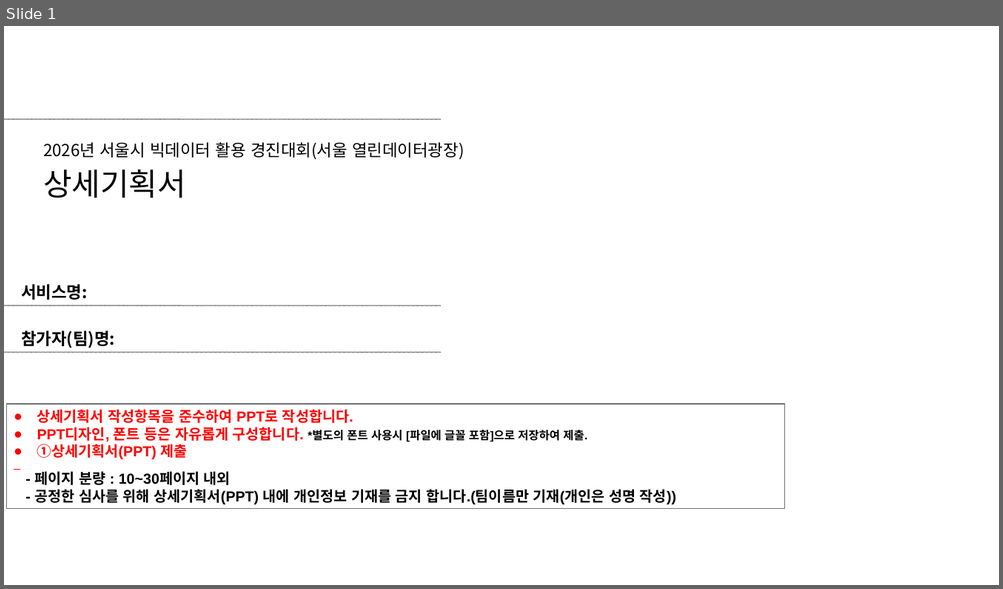
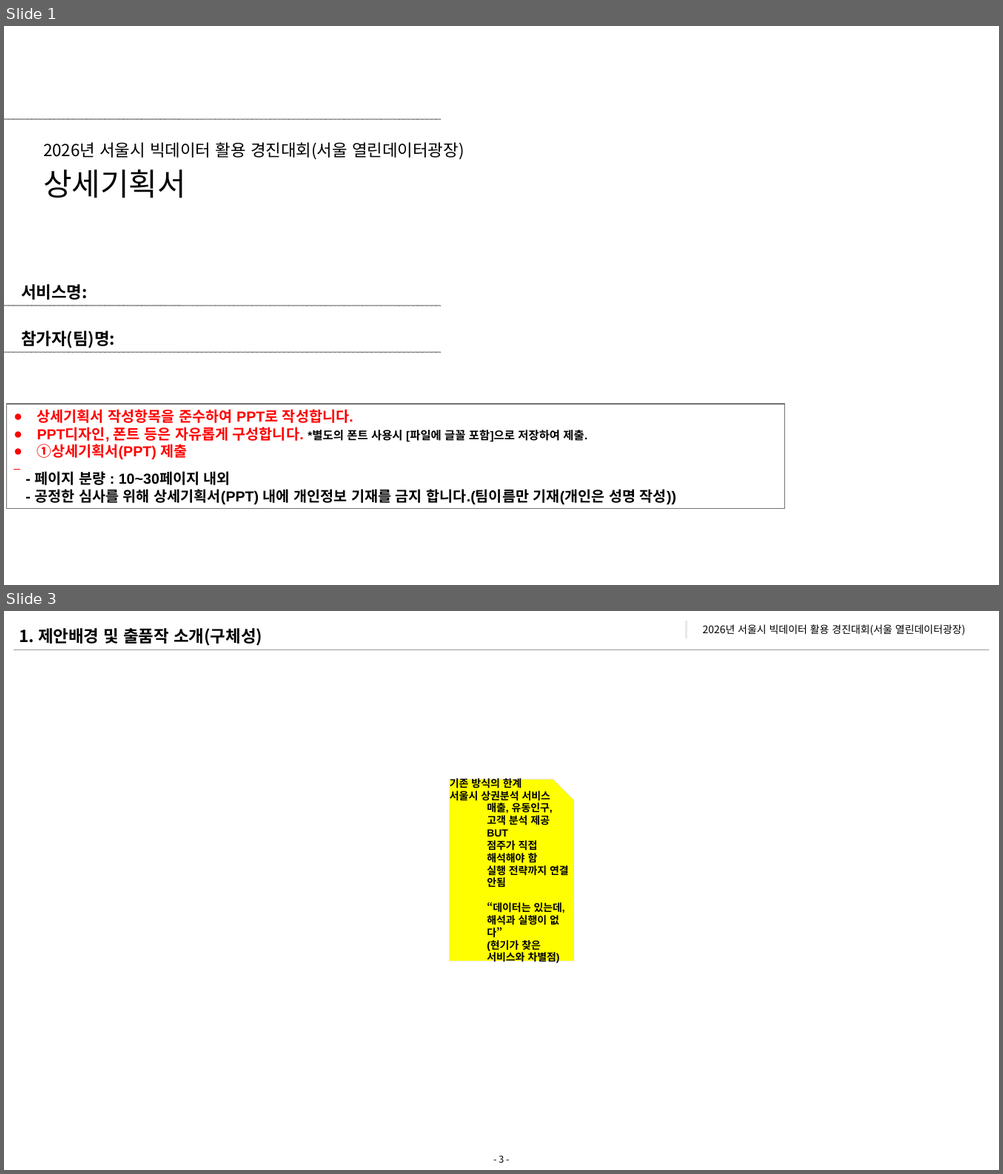
Before and after one commit to 2026-DSLab/2026-Seoul-Bigdata-Contest, a slide deck: 제출서류/[2026 서울시 빅데이터 활용 경진대회_창업부분]_팀명_서비스명_상세기획서.ppt. Shown one above the other, each under a label of ours: slide 1 before the commit, slides 1 and 3 after it; the slides between them are not shown. The pictures are 1003x589 and 1003x1174 pixels, drawn with LibreOffice and Linux fonts; fonts in the diff are those of the drawing; background and template pictures are left out. Boxes give left, top, right and bottom in pixels: in the first picture for what was removed or moved away, otherwise in the second. Text is boxed around its words. In the diff, an @@ line names an element or a change of style, - is before the commit and + after.

```diff
--- a/제출서류/[2026 서울시 빅데이터 활용 경진대회_창업부분]_팀명_서비스명_상세기획서.ppt
+++ b/제출서류/[2026 서울시 빅데이터 활용 경진대회_창업부분]_팀명_서비스명_상세기획서.ppt
@@ slide 3 added at box(4, 611, 999, 1170), background #FFFFFF @@
@@ text added at box(20, 628, 262, 646), 16 pt, text #000000, bold @@
+1. 제안배경 및 출품작 소개(구체성)
@@ rectangle added at box(684, 620, 688, 640), fill #E8E8E8, outline #FEFFFE 2.01 pt @@
@@ text added at box(703, 624, 965, 635), 10 pt, text #000000 @@
+2026년 서울시 빅데이터 활용 경진대회(서울 열린데이터광장)
@@ line added from (14, 649) to (988, 649), #A6A6A6 0.99 pt @@
@@ freeform shape added at box(449, 780, 574, 962), fill #FFFF00, outline #D9D9D9 0.26 pt, 10 pt, text #000000, bold @@
+기존 방식의 한계
+서울시 상권분석 서비스
+  매출, 유동인구, 고객 분석 제공
+BUT
+  점주가 직접 해석해야 함
+  실행 전략까지 연결 안됨
+“데이터는 있는데, 해석과 실행이 없다”
+(현기가 찾은 서비스와 차별점)
@@ page number added at box(498, 1156, 504, 1163), 9 pt, text #000000 @@
+- 3 -
```
Also in this commit, not shown: 18 other slides added, 7 slides removed.
